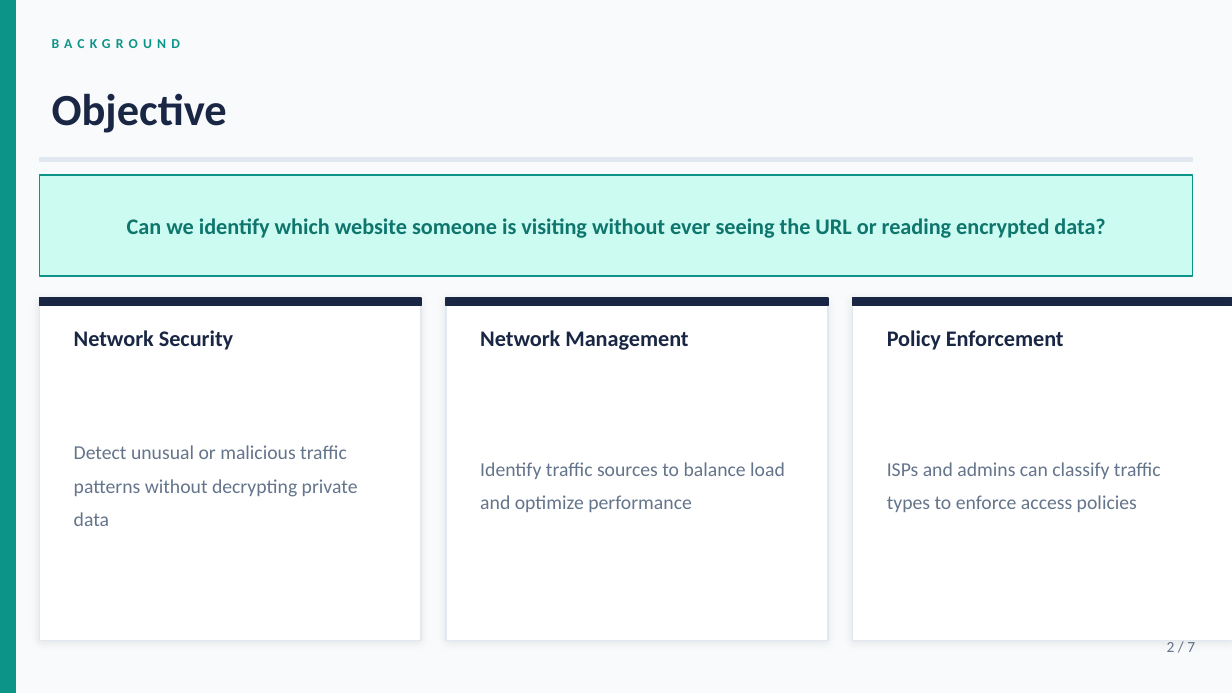
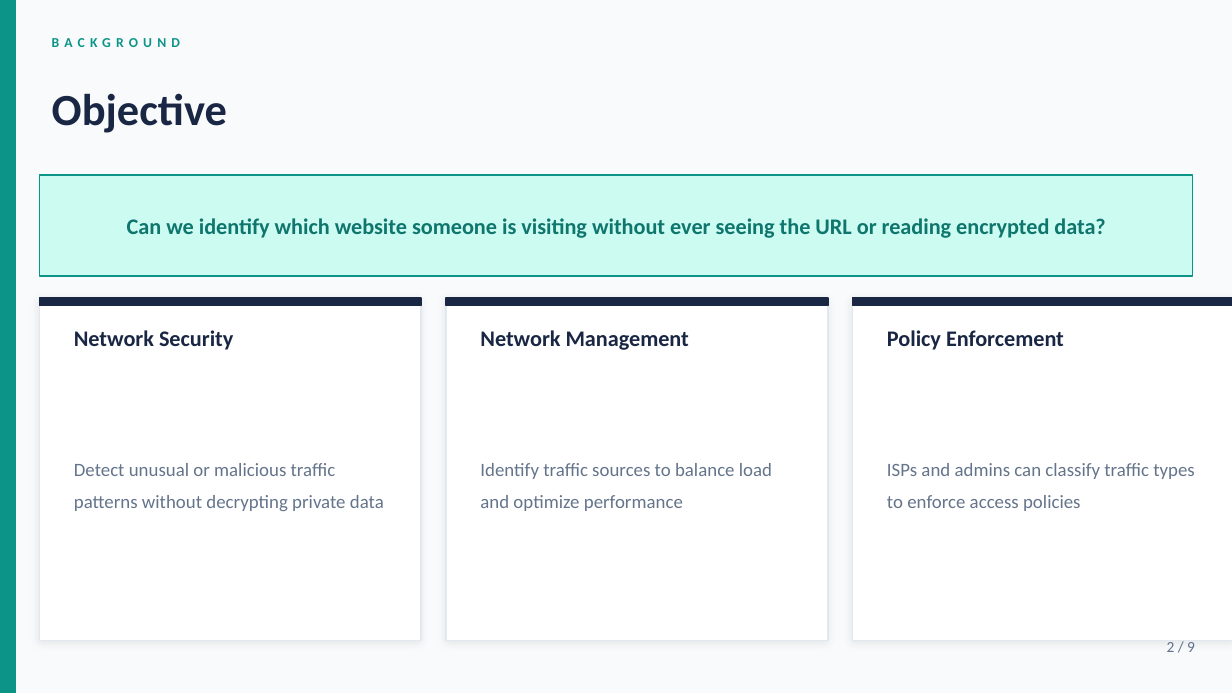
Before and after one commit to SaSc-5104/network-traffic-classification, a slide deck: slide 2 of slides/C400_Presentation.pptx. Drawn at 1232x693 pixels with LibreOffice and Linux fonts; fonts in the diff are those of the drawing. Boxes give left, top, right and bottom in pixels: in the first picture for what was removed or moved away, otherwise in the second. Text is boxed around its words. In the diff, an @@ line names an element or a change of style, - is before the commit and + after.

```diff
--- a/slides/C400_Presentation.pptx
+++ b/slides/C400_Presentation.pptx
@@ rectangle removed at bbox=[39, 158, 1193, 161] @@
@@ text "Detect unusual or malicious traffic ...": place and size @@
-text "Detect unusual or malicious traffic ..." at bbox=[74, 445, 358, 526]
+text "Detect unusual or malicious traffic ..." at bbox=[74, 463, 384, 511]
@@ size 11.5 to 11 pt in 3 elements at bbox=[74, 463, 384, 511], bbox=[480, 463, 772, 511], bbox=[887, 463, 1194, 511] @@
@@ text at bbox=[1167, 642, 1195, 652]: text changed @@
-2 / 7
+2 / 9
```
Also in this commit, not shown: 6 other slides changed, 2 slides added, 7 other files.
